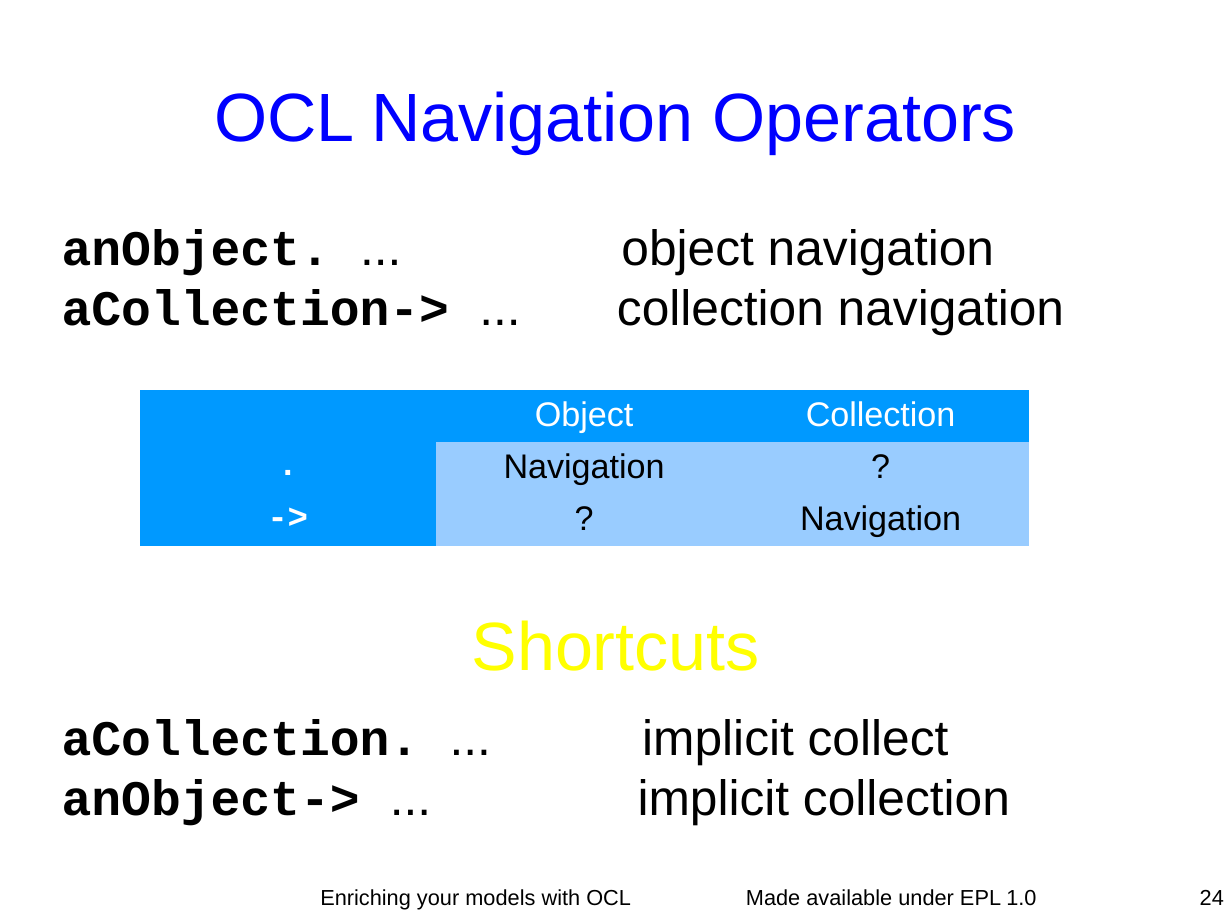
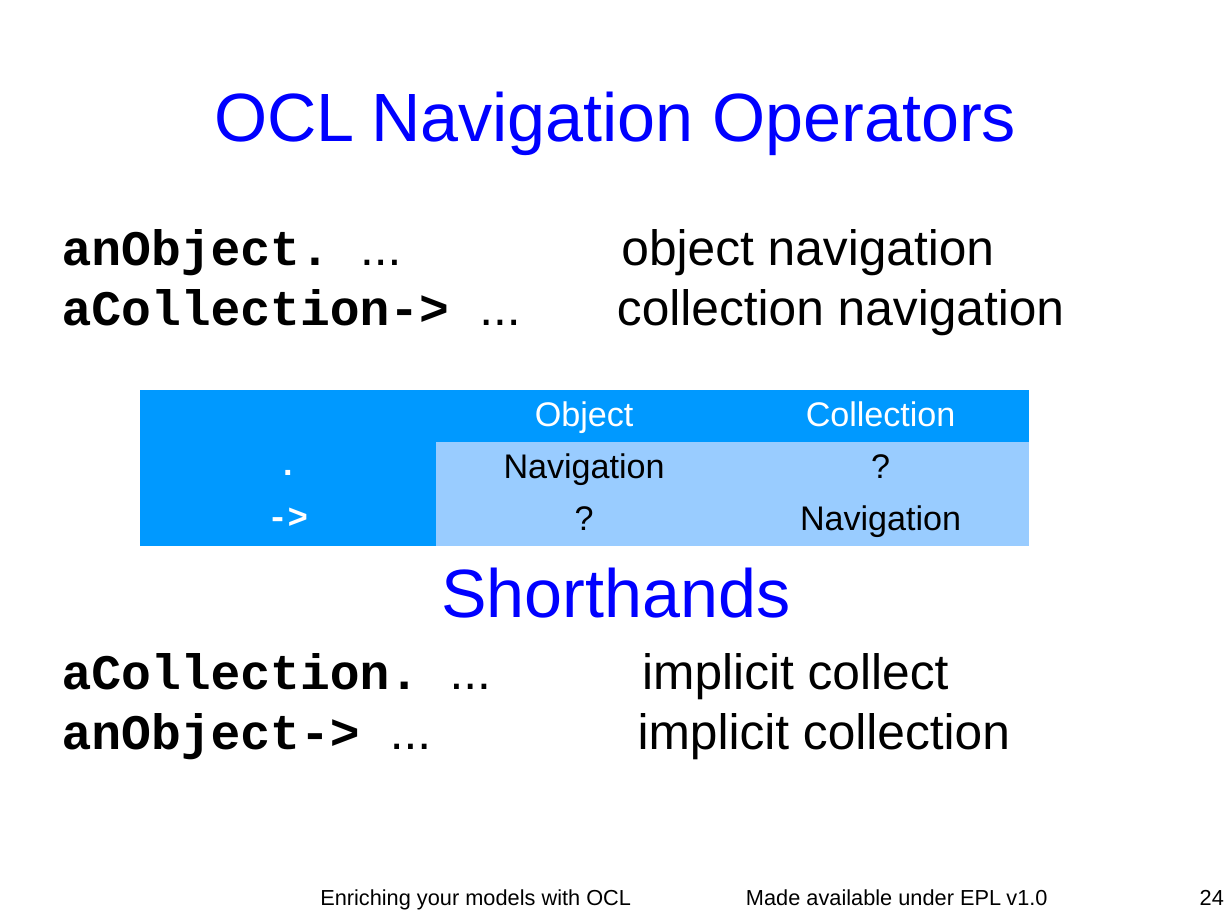
Before and after one commit to eclipse-ocl/ocl-website, a slide deck: slide 24 of ocl/docs/publications/ESE2010LongTalk/EnrichingWithOCL.odp. Drawn at 1232x924 pixels with LibreOffice and Linux fonts; fonts in the diff are those of the drawing. Boxes give left, top, right and bottom in pixels: in the first picture for what was removed or moved away, otherwise in the second. Text is boxed around its words. In the diff, an @@ line names an element or a change of style, - is before the commit and + after.

```diff
--- a/ocl/docs/publications/ESE2010LongTalk/EnrichingWithOCL.odp
+++ b/ocl/docs/publications/ESE2010LongTalk/EnrichingWithOCL.odp
@@ text at <box>62,229,1064,759</box>: less space between paragraphs @@
@@ text at <box>441,567,790,618</box>: text changed; text colour #FFFF00 to #0000FF @@
-Shortcuts
+Shorthands
@@ text at <box>746,889,1047,906</box>: text changed @@
-Made available under EPL 1.0
+Made available under EPL v1.0
```
Also in this commit, not shown: 58 other slides changed, 2 slides added, 2 slides removed.
